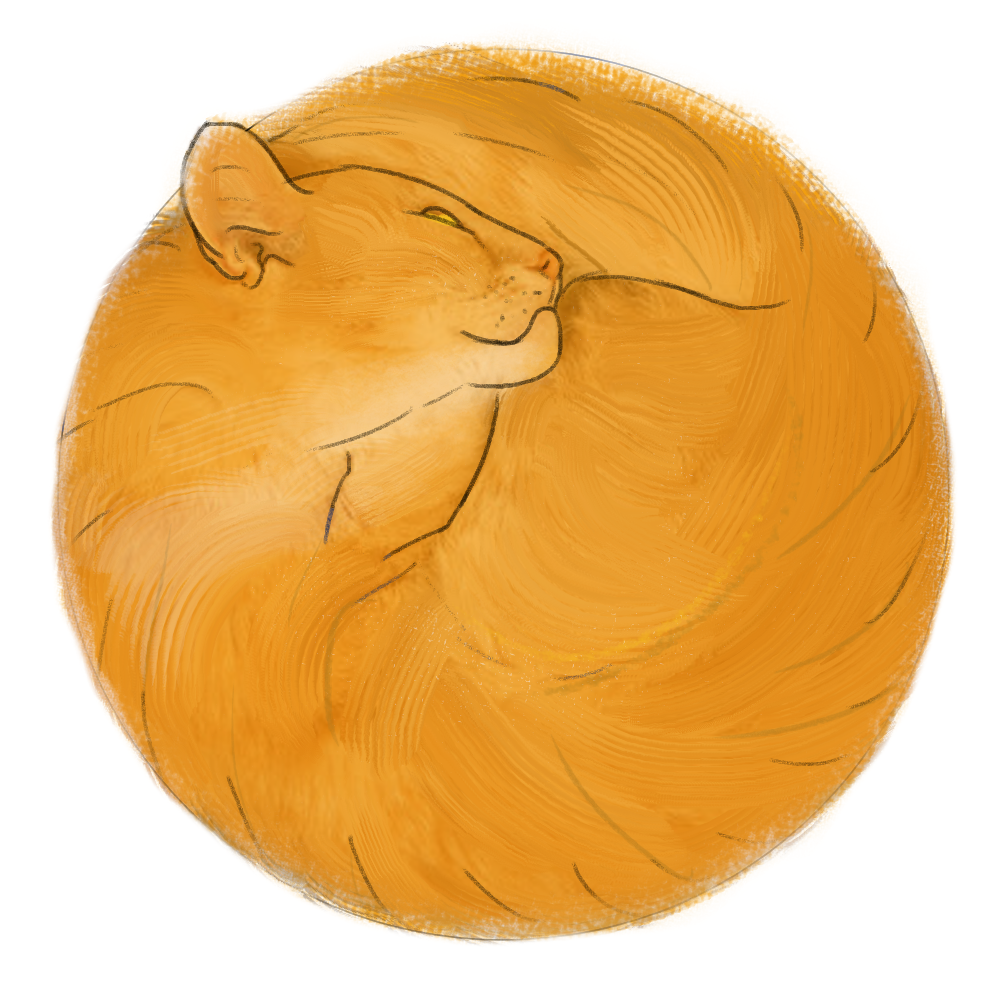
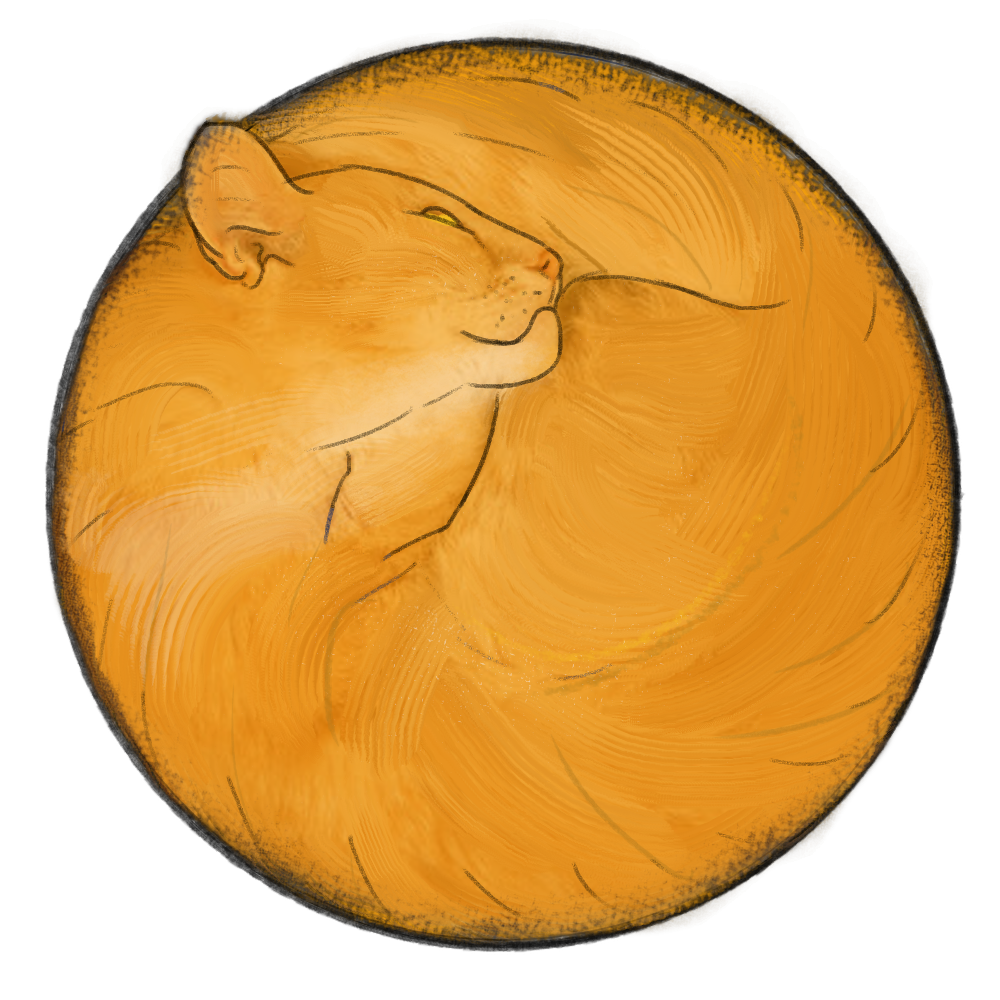
Layers edited between the first and the second 1000 × 1000 image:
painted on "Cat" over [44, 19, 966, 953]
added layer "Outlien" over [44, 19, 966, 953]
